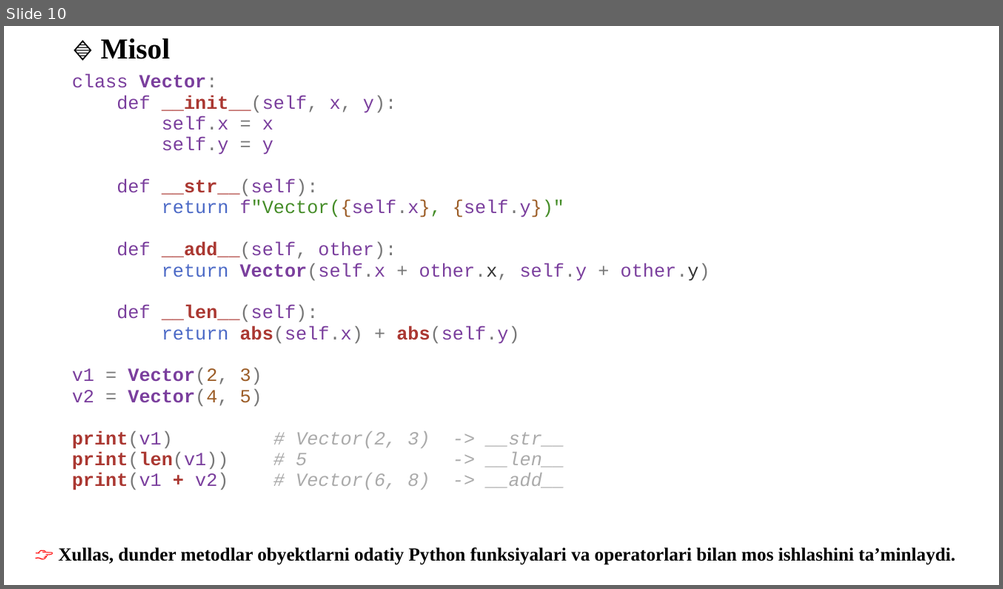
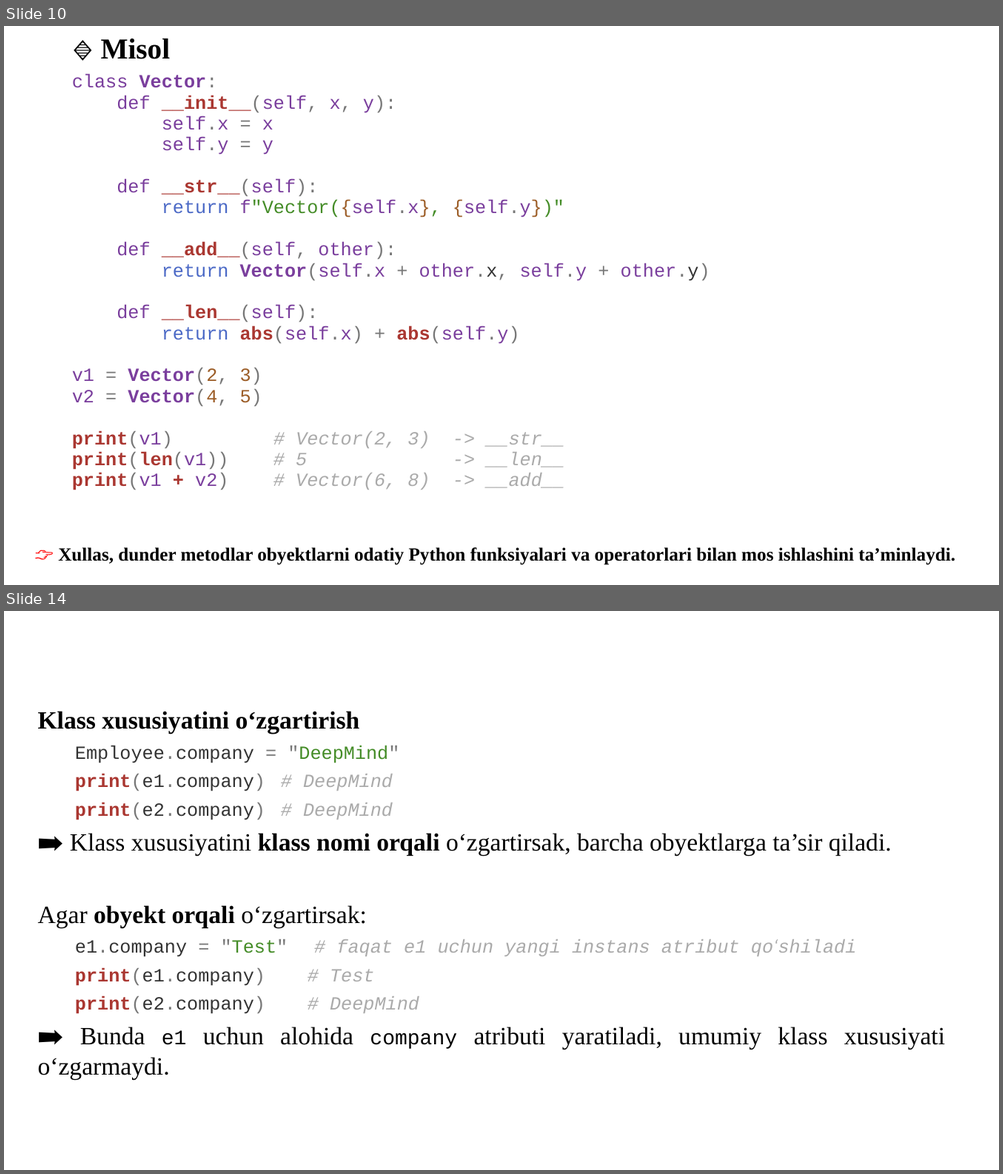
Before and after one commit to qwerty291996/2025-2026, a slide deck: Dars materiallari 2025-2026/Python dasturlash tili 2025-2026/5-kurs/1.13 Vorislik/1.13 Vorislik.pptx. Shown one above the other, each under a label of ours: slide 10 before the commit, slides 10 and 14 after it; the slides between them are not shown. The pictures are 1003x589 and 1003x1174 pixels, drawn with LibreOffice and Linux fonts; fonts in the diff are those of the drawing. Boxes give left, top, right and bottom in pixels: in the first picture for what was removed or moved away, otherwise in the second. Text is boxed around its words. In the diff, an @@ line names an element or a change of style, - is before the commit and + after.

```diff
--- a/Dars materiallari 2025-2026/Python dasturlash tili 2025-2026/5-kurs/1.13 Vorislik/1.13 Vorislik.pptx
+++ b/Dars materiallari 2025-2026/Python dasturlash tili 2025-2026/5-kurs/1.13 Vorislik/1.13 Vorislik.pptx
@@ slide 14 added at (x1=4, y1=611, x2=999, y2=1170), background #FFFFFF @@
@@ text added at (x1=38, y1=711, x2=945, y2=1079), 24 pt, text #000000 @@
+Klass xususiyatini o‘zgartirish
+  Employee.company = "DeepMind"
+  print(e1.company) # DeepMind
+  print(e2.company) # DeepMind
+➡ Klass xususiyatini klass nomi orqali o‘zgartirsak, barcha obyektlarga ta’sir qiladi.
+Agar obyekt orqali o‘zgartirsak:
+  e1.company = "Test" # faqat e1 uchun yangi instans atribut qo‘shiladi
+  print(e1.company) # Test
+  print(e2.company) # DeepMind
+➡ Bunda e1 uchun alohida company atributi yaratiladi, umumiy klass xususiyati o‘zgarmaydi.
```
Also in this commit, not shown: 2 slides changed, 10 other slides added, 2 other files.
